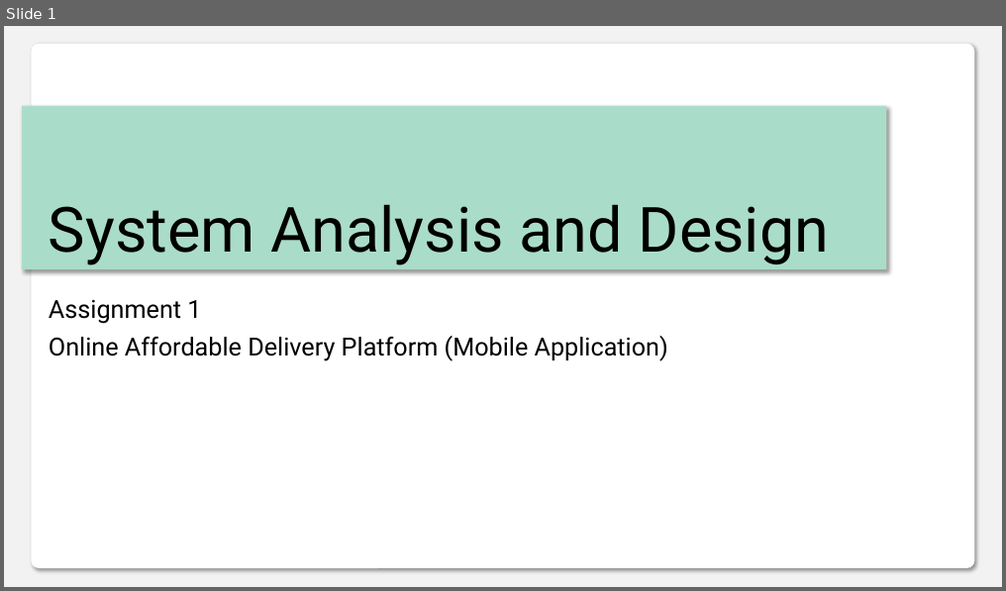
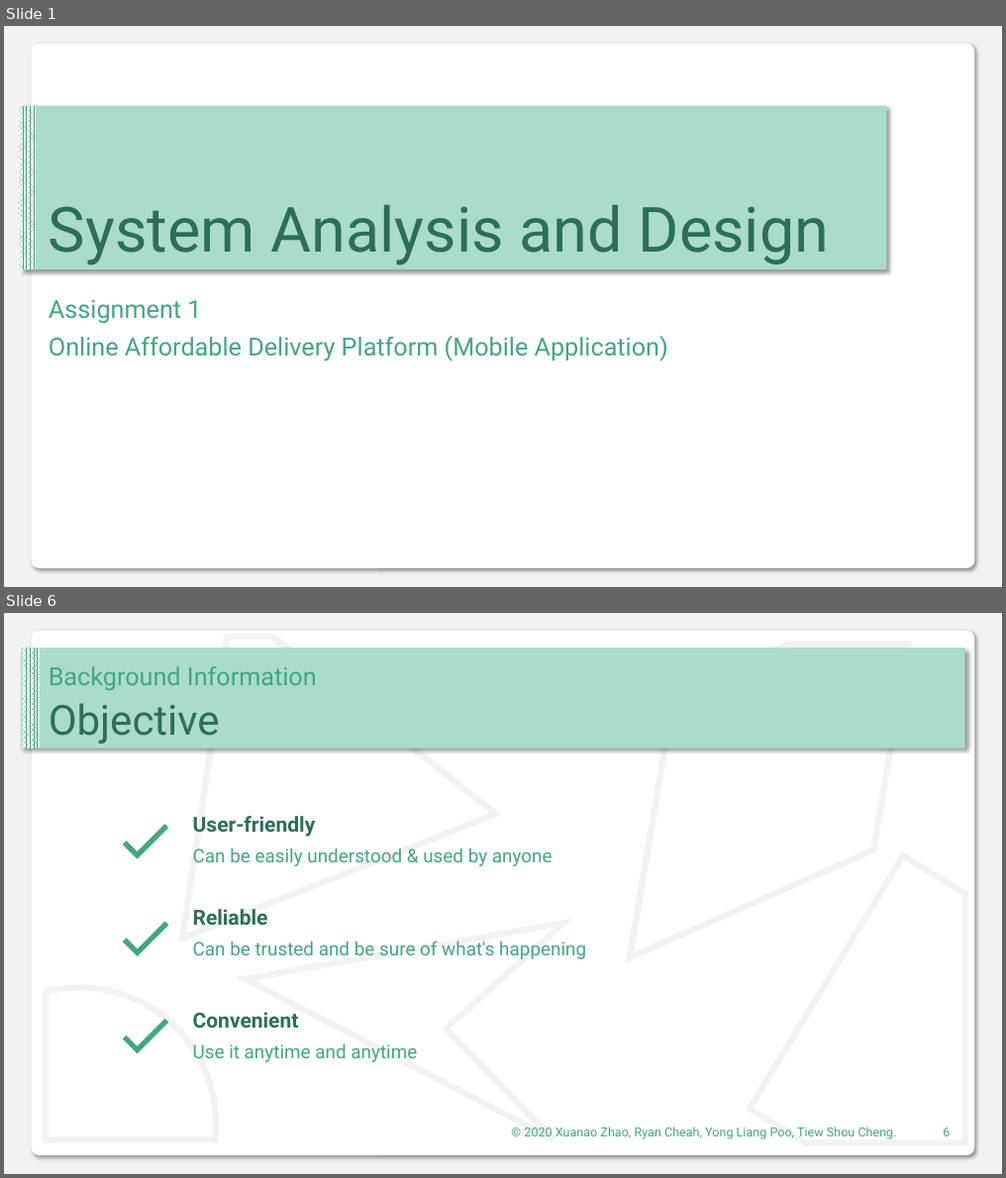
Before and after one commit to DIT202003G1/SAD-Assignment, a slide deck: Presentaion.pptx. Shown one above the other, each under a label of ours: slide 1 before the commit, slides 1 and 6 after it; the slides between them are not shown. The pictures are 1006x591 and 1006x1178 pixels, drawn with LibreOffice and Linux fonts; fonts in the diff are those of the drawing. Boxes give left, top, right and bottom in pixels: in the first picture for what was removed or moved away, otherwise in the second. Text is boxed around its words. In the diff, an @@ line names an element or a change of style, - is before the commit and + after.

Commit message:
done background info ppt

```diff
--- a/Presentaion.pptx
+++ b/Presentaion.pptx
@@ slide 6 added at bbox=[4, 613, 1002, 1174], background #F2F2F2; not listed: 1 template element that a slide beside it also shows @@
@@ rectangle added at bbox=[22, 649, 966, 749], fill #AADDC9 @@
@@ rectangle added at bbox=[23, 649, 40, 749], fill pattern #43A680 on #FFFFFF @@
@@ text added at bbox=[49, 666, 317, 690], 24 pt, text #43A680 @@
+Background Information
@@ text added at bbox=[49, 703, 220, 744], 40 pt, text #2D6F55 @@
+Objective
@@ text added at bbox=[193, 816, 316, 837], 20 pt, text #2D6F55, bold @@
+User-friendly
@@ freeform shape added at bbox=[122, 824, 168, 860], fill #43A680 @@
@@ text added at bbox=[193, 849, 552, 866], 18 pt, text #43A680 @@
+Can be easily understood & used by anyone
@@ group added at bbox=[46, 637, 965, 1144]: 5 freeform shapes @@
@@ text added at bbox=[193, 909, 268, 925], 20 pt, text #2D6F55, bold @@
+Reliable
@@ freeform shape added at bbox=[122, 922, 168, 957], fill #43A680 @@
@@ text added at bbox=[193, 941, 586, 959], 18 pt, text #43A680 @@
+Can be trusted and be sure of what's happening
@@ freeform shape added at bbox=[122, 1019, 168, 1054], fill #43A680 @@
@@ text added at bbox=[193, 1012, 299, 1028], 20 pt, text #2D6F55, bold @@
+Convenient
@@ text added at bbox=[193, 1045, 417, 1062], 18 pt, text #43A680 @@
+Use it anytime and anytime
@@ text added at bbox=[524, 1127, 897, 1140], 12 pt, text #43A680 @@
+© 2020 Xuanao Zhao, Ryan Cheah, Yong Liang Poo, Tiew Shou Cheng.
@@ page number added at bbox=[943, 1128, 949, 1137], 12 pt, text #43A680 @@
+6
@@ slide 1 changed as well @@
@@ rectangle added at bbox=[19, 106, 37, 271], fill pattern #43A680 on #FFFFFF @@
@@ title "System Analysis and Design" at bbox=[49, 205, 830, 266]: text colour #000000 to #2D6F55 @@
@@ subtitle "Assignment 1" at bbox=[49, 300, 668, 362]: text colour #000000 to #43A680 @@
```
Also in this commit, not shown: 2 other slides changed, 6 other slides added, 1 slide removed.
